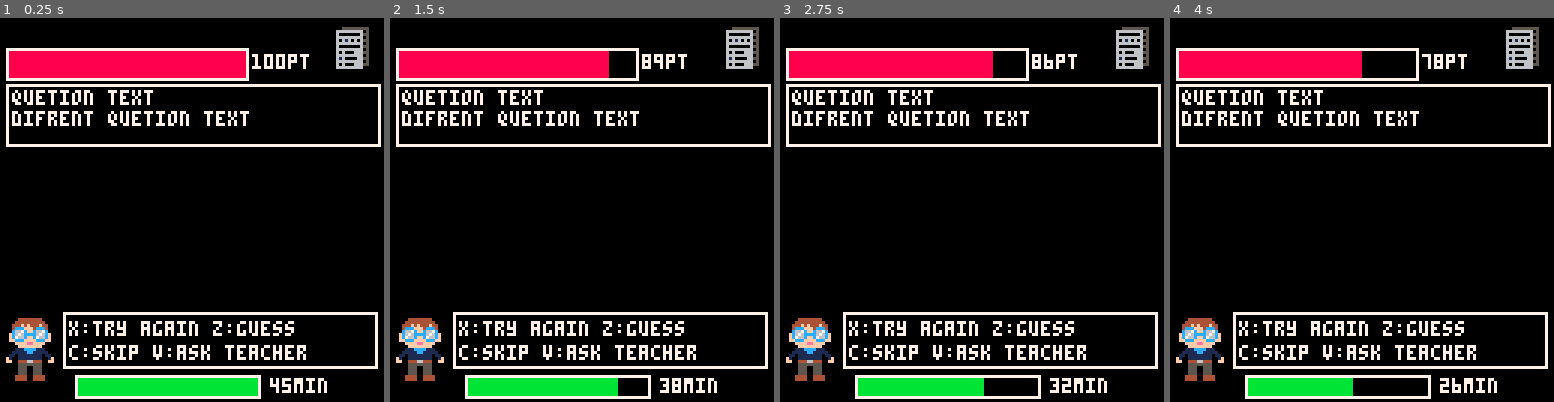
Above: before the commit, frames 1-4 (left to right).
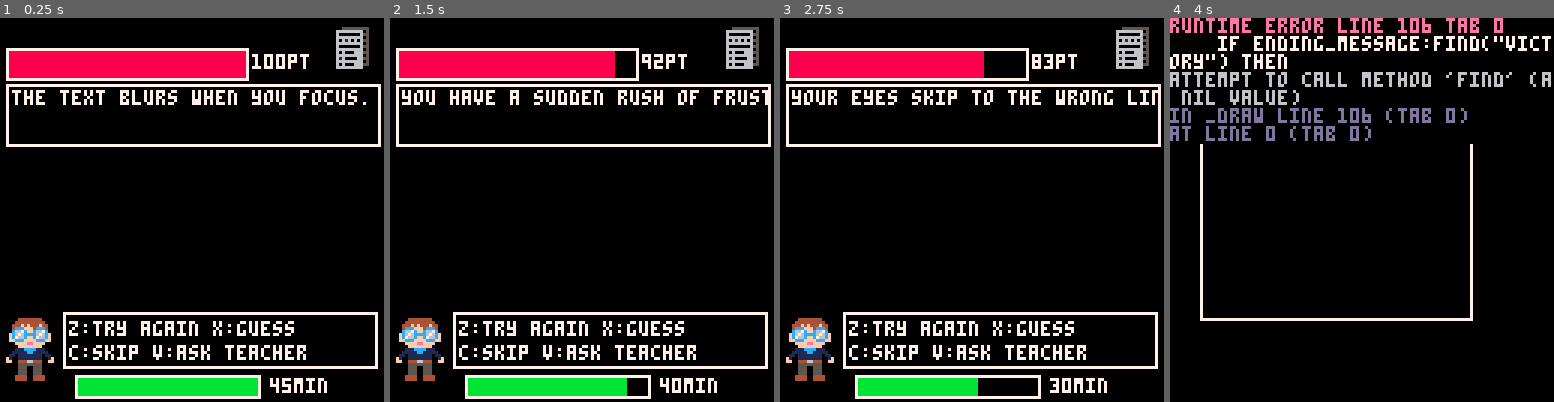
Above: after the commit, the same moments.

Repository: jayrat23/Exsam-game
Game: PICO-8 cartridge Exsam.p8
Same seed, same stepped clock (60 frames per second), same inputs: the game is played once before the commit and once after it.
Inputs:
- Up to frame 1 (0.25 s): no input
- Up to frame 2 (1.5 s): tap X (X key) at 0.33, 1.07 s; tap O (Z key) at 0.7 s
- Up to frame 3 (2.75 s): hold Right 1.6-2.1 s; tap O (Z key) at 1.7, 2.1, 2.5 s; tap X (X key) at 1.85 s; hold Right from 2.47 s (still down)
- Up to frame 4 (4 s): tap O (Z key) at 2.9, 3.3, 3.7 s; tap X (X key) at 2.97 s; release Right at 3.03 s

The runs differ from the first frame. In frame 1, 2.3% of the frame differs, in the area x 3-96%, y 18-83%; in frame 2, 2.8%; in frame 3, 2.8%; in frame 4, 22%, in the area x 0-100%, y 0-100%.
Error after the commit: runtime error line 106 tab 0; if ending_message:find("victory") then; attempt to call method 'find' (a nil value)

Commit message:
some updates
i cant get the cool down to work or the ending screen :,)

Diff:
--- a/Exsam.p8
+++ b/Exsam.p8
@@ -3,6 +3,23 @@
 __lua__
 --variables
 
+--test "quetions" sturgles
+test_messages = {
+    "you can't seem to remember what you just read",
+    "you've read this three times.",
+    "the words are kinda jumbled up in your head",
+    "all the answers look the same.",
+    "you know it, but can't see the correct answer option.",
+    "your eyes skip to the wrong line.",
+    "the text blurs when you focus.",
+    "the question makes no sense.",
+    "you lose your place reading.",
+    "you have a sudden rush of frustration from trying to read."
+}
+
+-- test status tracking
+test_status = "playing"
+
 function _init()
 
 -- player "time" (helth bar)
@@ -26,101 +43,201 @@
  game_state = "playing"
 
 --game state
-game_state = "playerturn"
-
-end
-
+ game_state = "playerturn"
+
+-- call the function to set the initial message
+ pick_random_message()
+
+
+end
+
+-- helper function to pick a random message
+function pick_random_message()
+    local random_index = flr(rnd(#test_messages)) + 1
+    current_message = test_messages[random_index]
+
+function has(t, val)
+    for v in all(t) do
+        if v == val then return true end
+    end
+    return false
+ end
+end
 -->8
---everything visual
-
---sprites
+-- visual visual
+
 function _draw()
- cls()
- spr(1,2,100,2,4)
- spr(65, 110, 2, 2, 2)
-
---test health bar (points missing)
-rect(2,10,82,20,7) --outline
-rectfill(3,11,3 + (test_points / max_points) * 78, 19, 8)
-print(tostr(test_points).."pt", 84, 12, 7) -- dynamic number + "pt"
-
-
---player helth bar (time)
-rect(25,119,86,126,7)
-rectfill(26,120,26 + (player_time / max_time) * 59, 125, 11)
-print(tostr(player_time).."min", 90, 120, 7) -- dynamic number + "min"
-
--- "questio text bar (tests "attacks")
-rect(2,22,126,42,7)
-rectfill(3,23,125,41,0)
-print("quetion text",4,24,7)
-print("difrent quetion text",4,31,7)
-
---answer text (players moves options)
-
-rect(21, 98, 125, 116, 7)
-rectfill(22, 99, 124, 115, 0)
-print("x:try again z:guess", 23, 101, 7)
-print("c:skip v:ask teacher", 23, 109, 7)
-
-
+    cls()
+    spr(1,2,100,2,4)
+    spr(65, 110, 2, 2, 2)
+
+-- test points health bar
+    rect(2,10,82,20,7) -- outline
+    rectfill(3,11,3 + (test_points / max_points) * 78, 19, 8)
+    print(tostr(test_points).."pt", 84, 12, 7)
+
+-- player time health bar
+    rect(25,119,86,126,7)
+    rectfill(26,120,26 + (player_time / max_time) * 59, 125, 11)
+    print(tostr(player_time).."min", 90, 120, 7)
+
+-- question text box
+    rect(2,22,126,42,7)
+    rectfill(3,23,125,41,0)
+    print(current_message, 4, 24, 7)
+
+-- player action options
+    rect(21, 98, 125, 116, 7)
+    rectfill(22, 99, 124, 115, 0)
+    print("z:try again x:guess", 23, 101, 7)
+
+-- teacher cooldown indicator
+    if teacher_cooldown > 0 then
+        print("c:skip v:ask teacher", 23, 109, 5)
+    else
+        print("c:skip v:ask teacher", 23, 109, 7)
+end
+
+-- ending screen display
+
+if game_state == "end_screen" then
+    cls()
+    rect(10, 10, 100, 100, 7) -- outline only
+
+-- text inside: "passed" or "failed"
+    local result_text = ""
+    if ending_message:find("victory") then
+        result_text = "passed"
+    elseif ending_message:find("defeat") then
+        result_text = "failed"
+    end
+
+    local text_x = (128 - #result_text * 4) / 2
+    print(result_text, text_x, 62, 7)
+end
 end
 -->8
--- update
+-- game updates
+
+-- check if a value exists in a table
+function has(t, val)
+    for v in all(t) do
+        if v == val then return true end
+    end
+    return false
+end
 
 function _update()
-
---cool down
-if teacher_cooldown > 0 then
- teacher_cooldown -= 1
-end
-
---actions
-
---try harder (x button)
- if btnp(5) then
- if player_time >= 3 and test_points >= 3 then
- player_time -= 3
- test_points -= 3
- end
-end
-
---ask techer (v button)
-if btnp(7) then
- if player_time >= 5 and teacher_cooldown == 0 then
- player_time -= 5
- test_points -= 5
- teacher_cooldown = 4 -- blocks for 4 actions
- end
-end
-
--- guess randomly (z) button
-
-if btnp(4) then
- if player_time >= 1 then
- player_time -= 1
- if rnd(1) <= 0.25 then
- test_points -= 5 -- 25% chance: test loses 5
-  end
- end
-end
-
--- skip (c button)
-
-if btnp(1) then
- -- cost nothing, just mark the question as skipped
- add(skipped_questions, true) -- we'll store a count
- end
-
--- win/lose
-
-if test_points <= 40 then
- game_state = "victory"
-elseif player_time <= 0 and test_points > 40 then
- game_state = "defeat"
- end
-end
-
+    -- restart game if on end screen and z pressed
+    if game_state == "end_screen" then
+        if btnp(4) then -- z key
+            _init()
+        end
+        return
+    end
+
+    -- teacher cooldown decrement
+    if teacher_cooldown > 0 then
+        teacher_cooldown -= 1
+    end
+
+    -- try again (z)
+    if btnp(4) then
+        if player_time >= 3 and test_points >= 3 then
+            player_time -= 3
+            test_points -= 3
+
+            current_question += 1
+            if current_question > total_questions then
+                if test_points <= 0 then
+                    ending_message = "perfect victory"
+                elseif test_points <= 40 then
+                    ending_message = "victory"
+                else
+                    ending_message = "defeat"
+                end
+                game_state = "end_screen"
+            else
+                pick_random_message()
+            end
+        end
+    end
+
+    -- guess (x)
+    if btnp(5) then
+        if player_time >= 1 then
+            player_time -= 1
+
+            if rnd(1) <= 0.25 then
+                test_points -= 5
+            end
+
+            current_question += 1
+            if current_question > total_questions then
+                if test_points <= 0 then
+                    ending_message = "perfect victory"
+                elseif test_points <= 40 then
+                    ending_message = "victory"
+                else
+                    ending_message = "defeat"
+                end
+                game_state = "end_screen"
+            else
+                pick_random_message()
+            end
+        end
+    end
+
+    -- skip (c)
+    if btnp(1) then
+        add(skipped_questions, current_question)
+
+        local next_question
+        repeat
+            next_question = flr(rnd(total_questions)) + 1
+        until next_question ~= current_question and not has(skipped_questions, next_question)
+
+        current_question = next_question
+        pick_random_message()
+    end
+
+    -- ask teacher (v)
+    if btnp(7) then
+        if player_time >= 5 and test_points >= 5 and teacher_cooldown == 0 then
+            player_time -= 5
+            test_points -= 5
+            teacher_cooldown = 4
+
+            current_question += 1
+            if current_question > total_questions then
+                if test_points <= 0 then
+                    ending_message = "perfect victory"
+                elseif test_points <= 40 then
+                    ending_message = "victory"
+                else
+                    ending_message = "defeat"
+                end
+                game_state = "end_screen"
+            else
+                pick_random_message()
+            end
+        end
+    end
+
+    -- end game if time runs out
+    if player_time <= 0 then
+        if test_points <= pass_mark then
+            test_status = "passed"
+            ending_message = "victory"
+        else
+            test_status = "failed"
+            ending_message = "defeat"
+        end
+        test_finished = true
+        game_state = "end_screen"
+    end
+
+end
 
 __gfx__
 00000000000044444444000000004444444400000000000000000000000000000000000000000000000000000000000000000000000000000000000000000000
